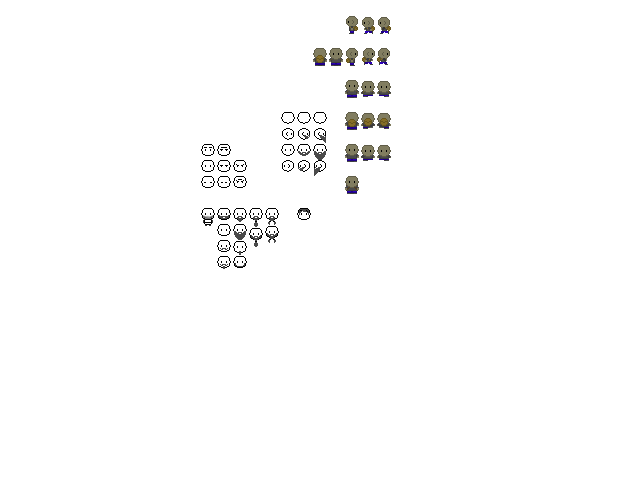
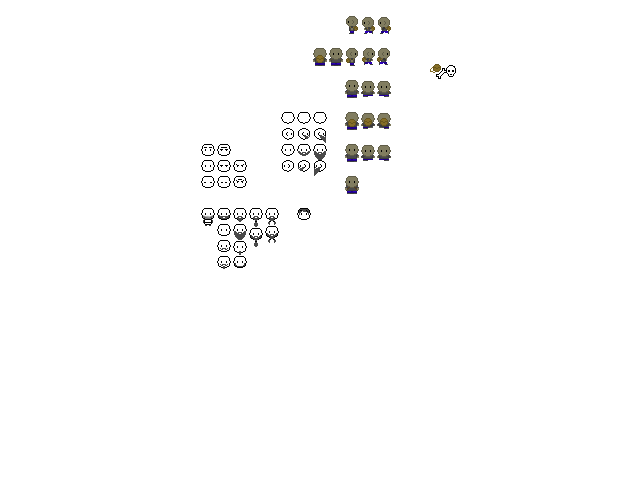
Layers edited between the first and the second w=640, h=480 image:
painted on "Background" over [left=430, top=64, right=456, bottom=79]
